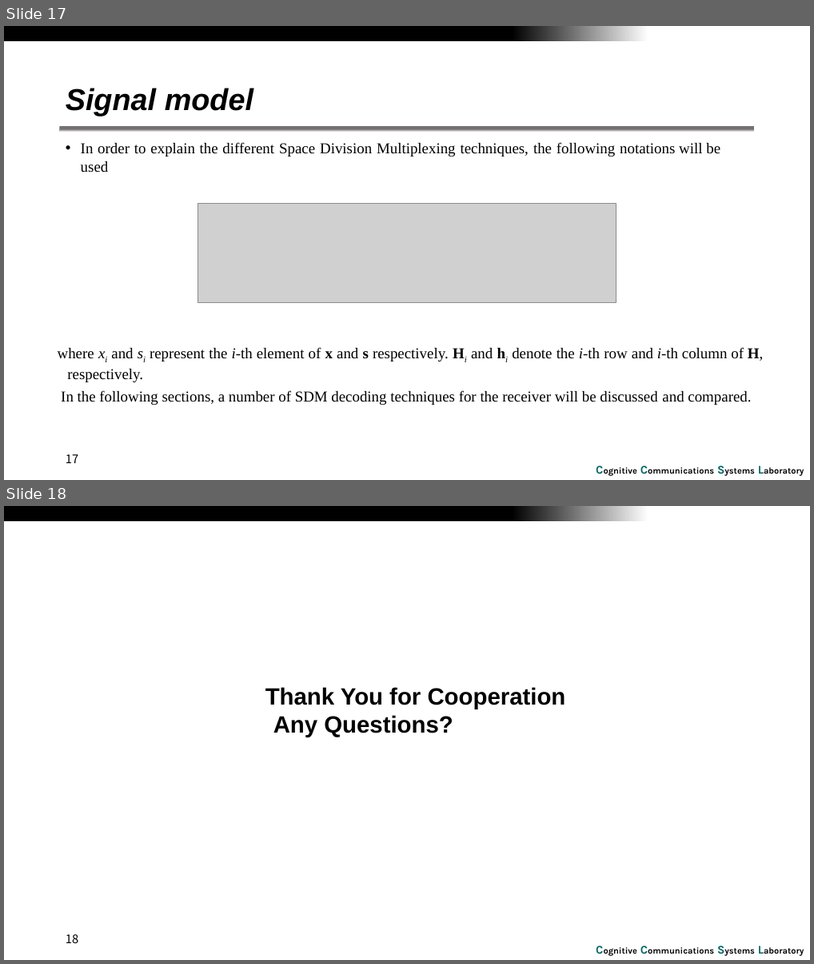
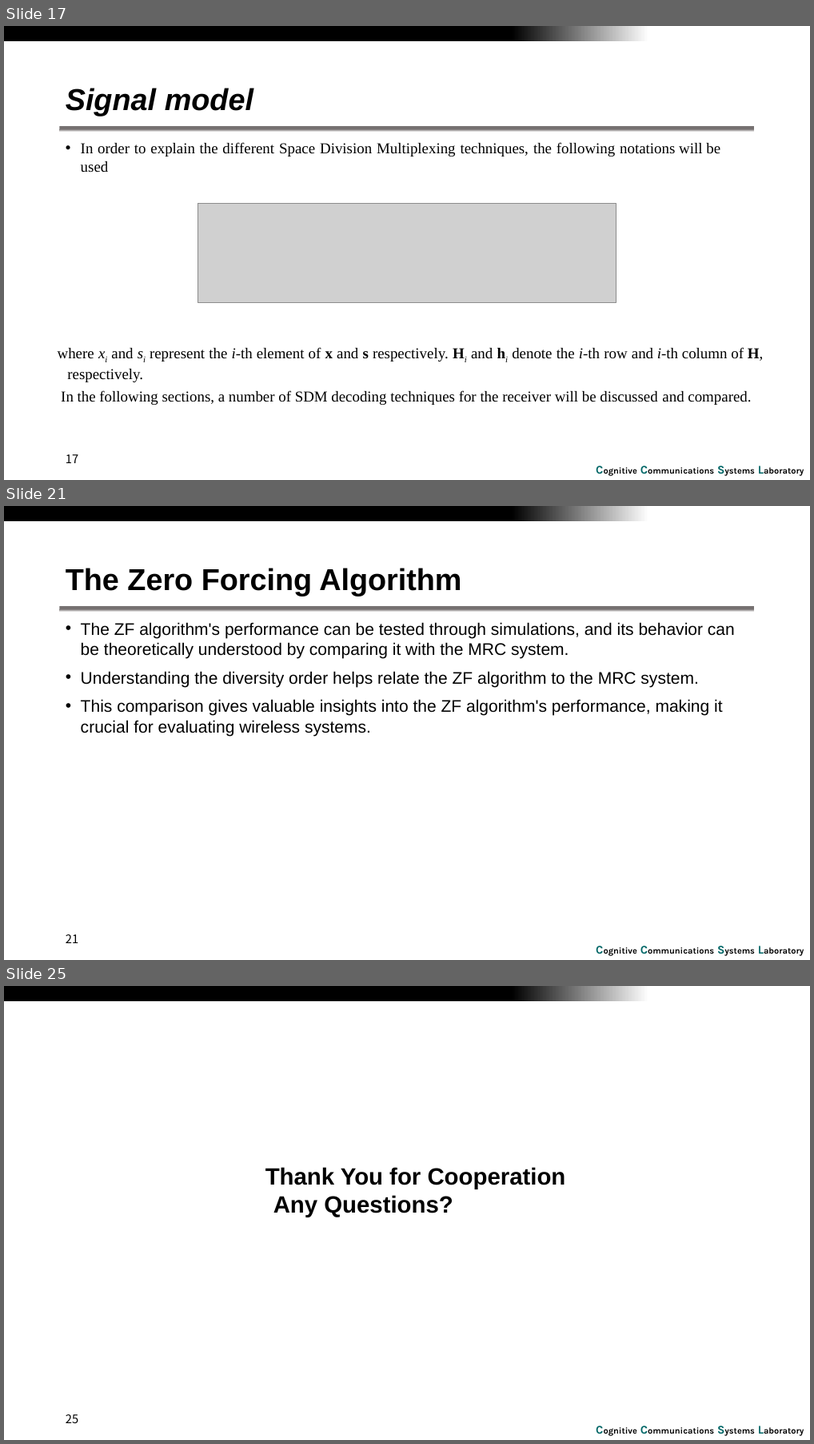
Before and after one commit to RefatHanbat/Presentation-of-SDM, a slide deck: SDM.pptx. Shown one above the other, each under a label of ours: slides 17 and 18 before the commit, slides 17, 21 and 25 after it; the slides between them are not shown. The pictures are 814x964 and 814x1444 pixels, drawn with LibreOffice and Linux fonts; fonts in the diff are those of the drawing; grey boxes stand for pictures; background and template pictures are left out. Boxes give left, top, right and bottom in pixels: in the first picture for what was removed or moved away, otherwise in the second. Text is boxed around its words. In the diff, an @@ line names an element or a change of style, - is before the commit and + after.

Commit message:
zero forcing algorithm

```diff
--- a/SDM.pptx
+++ b/SDM.pptx
@@ slide 21 added at (x1=4, y1=506, x2=810, y2=960), background #FFFFFF; not listed: 3 template elements that a slide beside it also shows @@
@@ title added at (x1=66, y1=568, x2=462, y2=596), 36 pt, text #000000, bold @@
+The Zero Forcing Algorithm
@@ text added at (x1=81, y1=622, x2=735, y2=736), 20 pt, text #000000 @@
+• The ZF algorithm's performance can be tested through simulations, and its behavior can be theoretically understood by comparing it with the MRC system.
+• Understanding the diversity order helps relate the ZF algorithm to the MRC system.
+• This comparison gives valuable insights into the ZF algorithm's performance, making it crucial for evaluating wireless systems.
@@ page number added at (x1=66, y1=934, x2=78, y2=943), 14 pt, text #000000 @@
+21
@@ what was slide 18 is now slide 25 @@
@@ page number at (x1=66, y1=1414, x2=78, y2=1423): text changed @@
-18
+25
```
Also in this commit, not shown: 1 slide changed, 6 other slides added.
